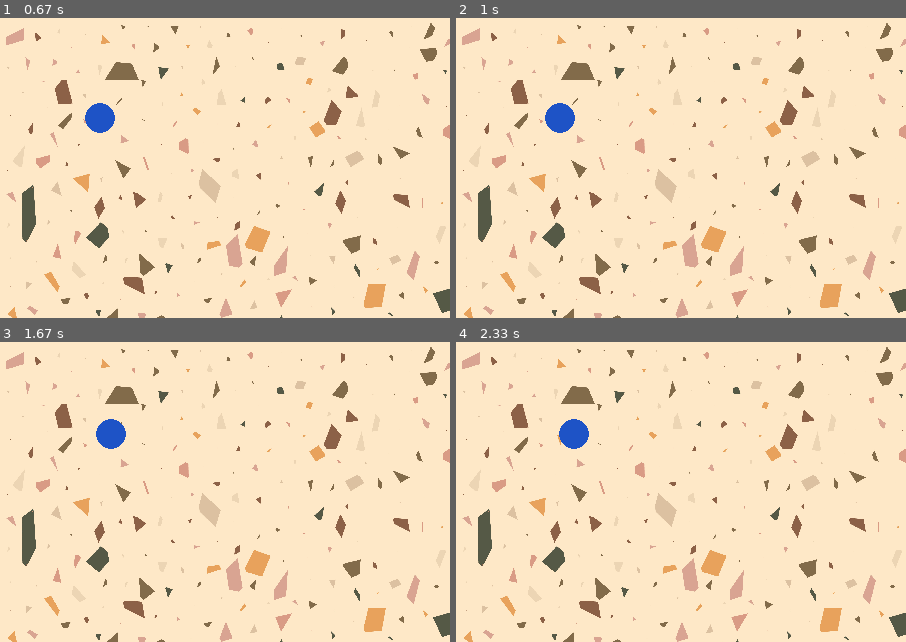
Above: before the commit, frames 1-4 (two rows, left to right).
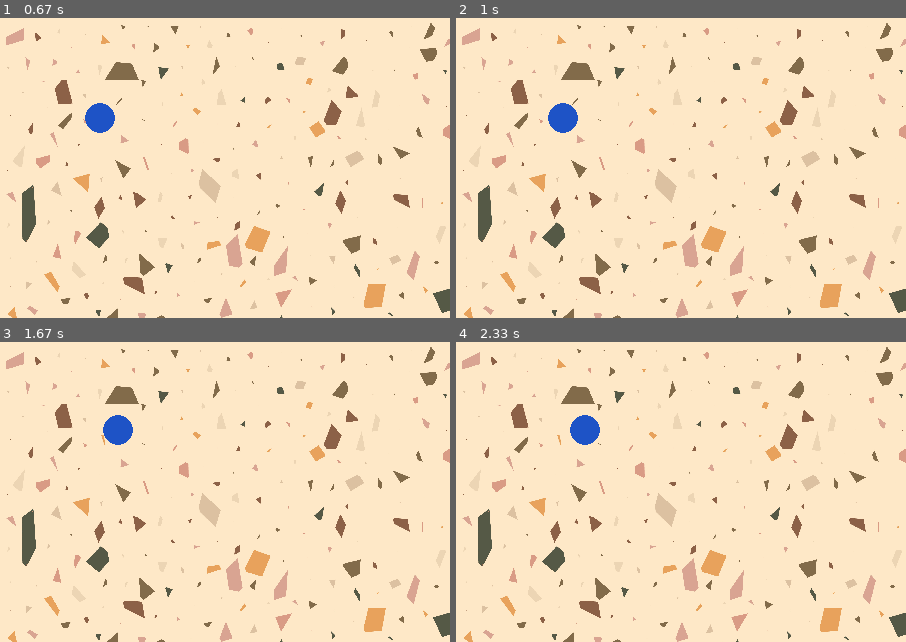
Above: after the commit, the same moments.

Repository: umar-anzar/finite-ball-the-game
Game: pygame game, started from hitman_finite_states/src/main.py
Two runs of this game, one before a commit and one after it. Both use one fixed random seed, a clock stepped at 60 frames per second and the inputs below.
Inputs:
- Up to frame 1 (0.67 s): hold Space from 0.33 s (still down); hold Right from 0.33 s (still down)
- Up to frame 2 (1 s): release Space at 0.8 s; release Right at 0.8 s; hold Right from 0.83 s (still down)
- Up to frame 3 (1.67 s): release Right at 1.3 s; hold Up 1.33-1.63 s
- Up to frame 4 (2.33 s): hold Right 1.67-2.13 s; hold Left from 2.17 s (still down)
The pictures show only the part of the screen within x 0-50%, y 0-50%; the shares and areas given below are measured in that part.

Frame 1 is identical in both runs. In frame 2, 0.1% of the frame differs, in the area x 19-28%, y 28-39%; in frame 3, 0.3%; in frame 4, 0.5%, in the area x 22-32%, y 24-36%.

Commit message:
NFA TO DFA

Diff:
--- a/hitman_finite_states/src/main.py
+++ b/hitman_finite_states/src/main.py
@@ -16,7 +16,7 @@
 #Player
 x=100
 y=100
-FPS = 0.4
+FPS = 0.6
 RADIUS = 15
 USER_COLOR = "#1E53C6"
 user = player.User(window,x,y,FPS,RADIUS,USER_COLOR)
@@ -33,11 +33,10 @@
 
         # TO EXIT/QUIT the game
         window.quit_window(event.type)
-        if event.type == pygame.KEYDOWN:
-            user.transition(event.type,event.key)
 
-        if event.type == pygame.KEYUP:
-            user.transition(event.type,event.key)
+        # IF EVENT is key pressed so user perform action
+        user.transition(event)
+
 
 
     #CHECK BOUNDARY AND STOP MOVEMENT IF COLLIDE
@@ -45,7 +44,9 @@
         user.horizontal_factor = 0
     if user.y < Y_LOWER_BOUND or user.y > Y_UPPER_BOUND:
         user.vertical_factor = 0
-    # MOVE THE USER
+
+    # ACTION OF USER IN LOOP
+        # MOVE THE USER
     user.move()
 
     #update background
--- a/hitman_finite_states/src/player.py
+++ b/hitman_finite_states/src/player.py
@@ -18,71 +18,72 @@
         self.vertical_factor = 0
 
         # DOMAIN OF KEYS ACCEPTED
-        self.domain = [K_RIGHT,K_LEFT,K_UP,K_DOWN,K_SPACE]
 
+        self.domain = { K_RIGHT:0,
+                        K_LEFT:1,
+                        K_UP:2,
+                        K_DOWN:3,
+                        K_SPACE:4}
+
+        #SET OF KEY which are pressed and haven't release
         self.pressed = set([])
-
 
         # INITIAL AND CURRENT STATE
         self.current = 0
 
         # FUNCTIONS OF EACH STATE
-        self.statesFunction = [self.S0,self.S1,self.S2,self.S3,self.S4,self.S5]
+        self.statesFunctionArr = [self.S0,self.S1,self.S2,self.S3,self.S4,self.S5]
 
-        self.TransitionTable = [
-            [(K_RIGHT,1),   (K_LEFT,2), (K_UP,3),   (K_DOWN,4), (K_SPACE,5)],
-            [(K_RIGHT,1),   (K_UP,3),   (K_DOWN,4), (K_SPACE,5)],
-            [(K_LEFT,2),    (K_UP,3),   (K_DOWN,4), (K_SPACE,5)],
-            [(K_UP,3),      (K_LEFT,2), (K_RIGHT,1),(K_SPACE,5)],
-            [(K_DOWN,4),    (K_LEFT,2), (K_RIGHT,1),(K_SPACE,5)],
-            [(K_SPACE,5)]
+        # TRANSITION TABLE
+        self.TransitionsTable = [
+            [1,2,3,4,5],
+            [1,1,3,4,5],
+            [2,2,3,4,5],
+            [1,2,3,3,5],
+            [1,2,4,4,5],
+            [5,5,5,5,5]
         ]
-        '''
-        self.TransitionsTable = [
-            [[(K_RIGHT,0),(K_LEFT,0),(K_UP,0),(K_DOWN,0),(K_SPACE,0)],  [(K_RIGHT,1),   (K_LEFT,2), (K_UP,3),   (K_DOWN,4), (K_SPACE,5)]],
-            [[(K_RIGHT,0),(K_UP,0),(K_DOWN,0)],                         [(K_RIGHT,1),   (K_UP,3),   (K_DOWN,4), (K_SPACE,5)]],
-            [[(K_LEFT,0),(K_UP,0),(K_DOWN,0)],                          [(K_LEFT,2),    (K_UP,3),   (K_DOWN,4), (K_SPACE,5)]],
-            [[(K_UP,0),(K_RIGHT,0),(K_LEFT,0)],                         [(K_UP,3),      (K_LEFT,2), (K_RIGHT,1),(K_SPACE,5)]],
-            [[(K_DOWN,0),(K_RIGHT,0),(K_LEFT,0)],                       [(K_DOWN,4),    (K_LEFT,2), (K_RIGHT,1),(K_SPACE,5)]],
-            [[],[]]
-        ]
-        '''
-
-
 
         self.init()
 
     def init(self):
         pygame.draw.circle(self.window.screen,pygame.Color(self.color),(self.x,self.y),self.radius)
 
+    def transition(self,event):
+            # if event is pressed or release key
+            if event.type == KEYUP or event.type == KEYDOWN:
 
-    def transition(self,keytype,key):
+                try:
+                    index = self.domain[event.key]
+                    key = event.key
+                except NameError as e:
+                    #return if keys other than action keys
+                    return
 
-        if keytype == KEYUP:
-            if key in self.domain:
-                try:
-                    self.pressed.remove(key)
-                    self.current = 0
-                    self.statesFunction[self.current]()
-                    for action in self.pressed:
-                        for connection in self.TransitionTable[self.current]:
-                            if action == connection[0]:
-                                self.current = connection[1]
-                                self.statesFunction[self.current]()
-                except:
-                    pass
-        else:
+                #if key is release
+                if event.type == KEYUP:
 
-            for connection in self.TransitionTable[self.current]:
-                if key == connection[0]:
-                    self.current = connection[1]
+                    try:
+                        self.pressed.remove(key)
+                        self.current = 0
+                        self.statesFunctionArr[self.current]()
+
+                        for action in self.pressed:
+                            self.current = self.TransitionsTable[self.current][self.domain[action]]
+                            self.statesFunctionArr[self.current]()
+
+                    except KeyError as e:
+                        pass
+
+                else:
+                    #if key is pressed
                     self.pressed.add(key)
-                    break
+                    self.current = self.TransitionsTable[self.current][index]
 
-        self.statesFunction[self.current]()
+                self.statesFunctionArr[self.current]()
 
-
-
+            else:
+                return
 
 
     def move(self):
@@ -93,6 +94,7 @@
 
         self.x += self.horizontal_factor * fps
         self.y += self.vertical_factor * fps
+
 
     def S0(self):
         self.horizontal_factor,self.vertical_factor = 0,0
@@ -117,3 +119,61 @@
     def S5(self):
         self.horizontal_factor,self.vertical_factor = 0,0
         self.move()
+
+
+
+
+'''
+        self.TransitionsTable = [
+            [[(K_RIGHT,0),(K_LEFT,0),(K_UP,0),(K_DOWN,0),(K_SPACE,0)],  [(K_RIGHT,1),   (K_LEFT,2), (K_UP,3),   (K_DOWN,4), (K_SPACE,5)]],
+            [[(K_RIGHT,0),(K_UP,0),(K_DOWN,0)],                         [(K_RIGHT,1),   (K_UP,3),   (K_DOWN,4), (K_SPACE,5)]],
+            [[(K_LEFT,0),(K_UP,0),(K_DOWN,0)],                          [(K_LEFT,2),    (K_UP,3),   (K_DOWN,4), (K_SPACE,5)]],
+            [[(K_UP,0),(K_RIGHT,0),(K_LEFT,0)],                         [(K_UP,3),      (K_LEFT,2), (K_RIGHT,1),(K_SPACE,5)]],
+            [[(K_DOWN,0),(K_RIGHT,0),(K_LEFT,0)],                       [(K_DOWN,4),    (K_LEFT,2), (K_RIGHT,1),(K_SPACE,5)]],
+            [[],[]]
+        ]
+
+        self.domain = [K_RIGHT,K_LEFT,K_UP,K_DOWN,K_SPACE]
+        self.TransitionTable = [
+            [(K_RIGHT,1),   (K_LEFT,2), (K_UP,3),   (K_DOWN,4), (K_SPACE,5)],
+            [(K_RIGHT,1),   (K_UP,3),   (K_DOWN,4), (K_SPACE,5)],
+            [(K_LEFT,2),    (K_UP,3),   (K_DOWN,4), (K_SPACE,5)],
+            [(K_UP,3),      (K_LEFT,2), (K_RIGHT,1),(K_SPACE,5)],
+            [(K_DOWN,4),    (K_LEFT,2), (K_RIGHT,1),(K_SPACE,5)],
+            [(K_SPACE,5)]
+        ]
+
+
+        def transition(self,event):
+            # if event is pressed or release key
+            if event.type == KEYUP or event.type == KEYDOWN:
+                key = event.key
+
+                #if key is release
+                if event.type == KEYUP:
+                    if key in self.domain:
+                        try:
+                            self.pressed.remove(key)
+                            self.current = 0
+                            self.statesFunctionArr[self.current]()
+                            for action in self.pressed:
+                                for connection in self.TransitionTable[self.current]:
+                                    if action == connection[0]:
+                                        self.current = connection[1]
+                                        self.statesFunctionArr[self.current]()
+                        except:
+                            pass
+                else:
+                    #if key is pressed
+                    for connection in self.TransitionTable[self.current]:
+                        if key == connection[0]:
+                            self.current = connection[1]
+                            self.pressed.add(key)
+                            break
+
+                self.statesFunctionArr[self.current]()
+
+            else:
+                pass
+
+        '''
Binary file added: hitman_finite_states/images/download.png
Not shown, added: automataEnv.bat
